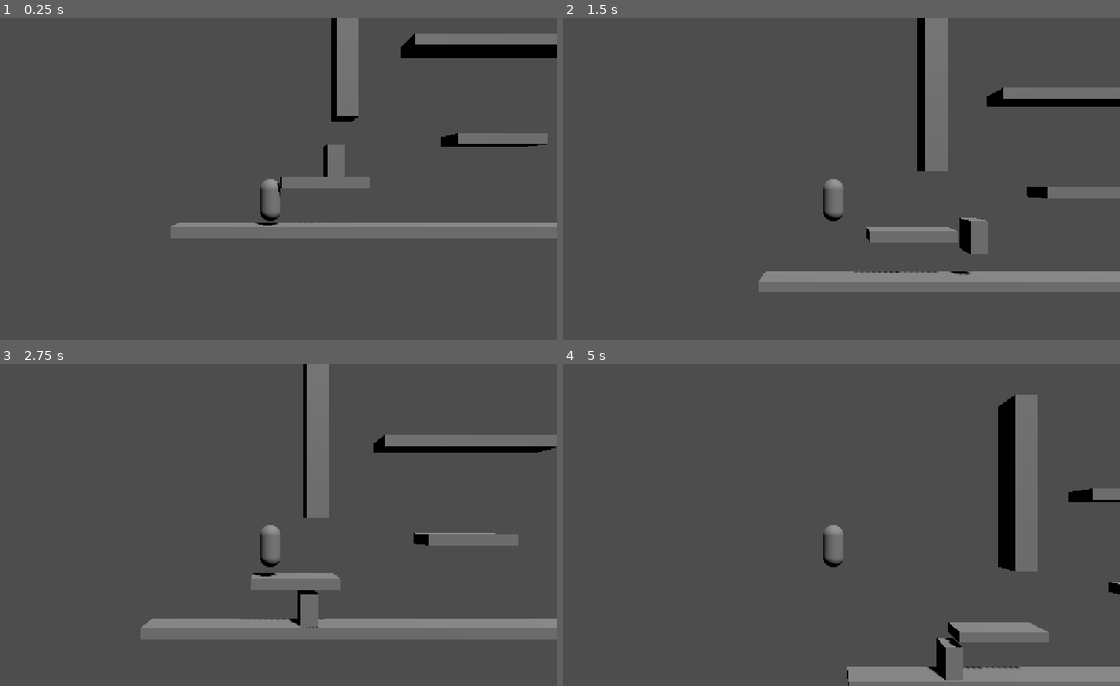
Above: before the commit, frames 1-4 (two rows, left to right).
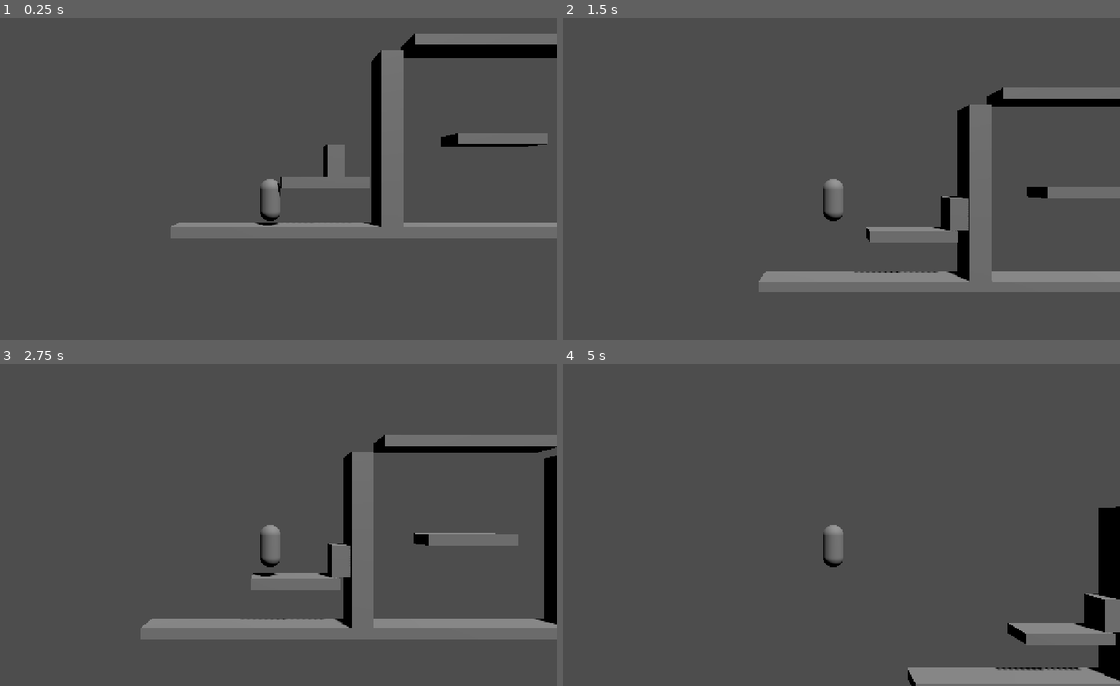
Above: after the commit, the same moments.

Repository: aiwav3/metroidvaniatest
Game: Godot game, scene res://scenes/main.tscn
The game is run twice, just before and just after one commit, with the same random seed, the same clock (stepped at 60 frames per second) and the same inputs.
Inputs:
- Up to frame 1 (0.25 s): no input
- Up to frame 2 (1.5 s): hold D (move_right) 0.53-1.28 s; tap Shift (dash) at 0.6, 1.35 s; tap Space (jump) at 0.77 s; hold A (move_left) from 1.28 s (still down)
- Up to frame 3 (2.75 s): tap Space (jump) at 1.52 s; release A (move_left) at 2.03 s; hold D (move_right) from 2.03 s (still down); tap Shift (dash) at 2.1 s
- Up to frame 4 (5 s): tap Shift (dash) at 2.85, 3.6, 4.35 s; tap Space (jump) at 3.02, 3.77, 4.52 s; release D (move_right) at 3.53 s; hold A (move_left) from 3.53 s (still down)

The runs differ from the first frame. In frame 1, 4.7% of the frame differs, in the area x 59-73%, y 0-65%; in frame 2, 5.9%; in frame 3, 7.1%; in frame 4, 9.6%, in the area x 50-100%, y 9-100%.

Commit message:
Fix pillar mesh/collision mismatch, widen pillar spacing, respawn at start position

Diff:
--- a/scenes/main.tscn
+++ b/scenes/main.tscn
@@ -70,20 +70,18 @@
 shape = SubResource("6")
 
 [node name="LeftPillar" type="StaticBody3D" parent="." unique_id=1009367664]
-transform = Transform3D(1, 0, 0, 0, 1, 0, 0, 0, 1, -2, 4, 0)
+transform = Transform3D(1, 0, 0, 0, 1, 0, 0, 0, 1, -5, 4, 0)
 
 [node name="MeshInstance3D" type="MeshInstance3D" parent="LeftPillar" unique_id=1772004932]
-transform = Transform3D(1, 0, 0, 0, 1, 0, 0, 0, 1, -5, 5, 0)
 mesh = SubResource("7")
 
 [node name="CollisionShape3D" type="CollisionShape3D" parent="LeftPillar" unique_id=1553446095]
 shape = SubResource("8")
 
 [node name="RightPillar" type="StaticBody3D" parent="." unique_id=21145064]
-transform = Transform3D(1, 0, 0, 0, 1, 0, 0, 0, 1, 2, 4, 0)
+transform = Transform3D(1, 0, 0, 0, 1, 0, 0, 0, 1, 5, 4, 0)
 
 [node name="MeshInstance3D" type="MeshInstance3D" parent="RightPillar" unique_id=1363815851]
-transform = Transform3D(1, 0, 0, 0, 1, 0, 0, 0, 1, 5, 5, 0)
 mesh = SubResource("7")
 
 [node name="CollisionShape3D" type="CollisionShape3D" parent="RightPillar" unique_id=1309456321]
--- a/scripts/player.gd
+++ b/scripts/player.gd
@@ -34,6 +34,7 @@
 var facing_direction: float = 1.0
 var health: int = MAX_HEALTH
 var invincibility_timer: float = 0.0
+var spawn_position: Vector3
 
 signal health_changed(new_health: int)
 signal died()
@@ -41,6 +42,7 @@
 
 func _ready() -> void:
 	add_to_group("player")
+	spawn_position = global_position
 
 
 func take_damage(amount: int) -> void:
@@ -62,7 +64,7 @@
 
 func _die() -> void:
 	died.emit()
-	position = Vector3(0, 2, 0)
+	global_position = spawn_position
 	velocity = Vector3.ZERO
 	health = MAX_HEALTH
 	health_changed.emit(health)
